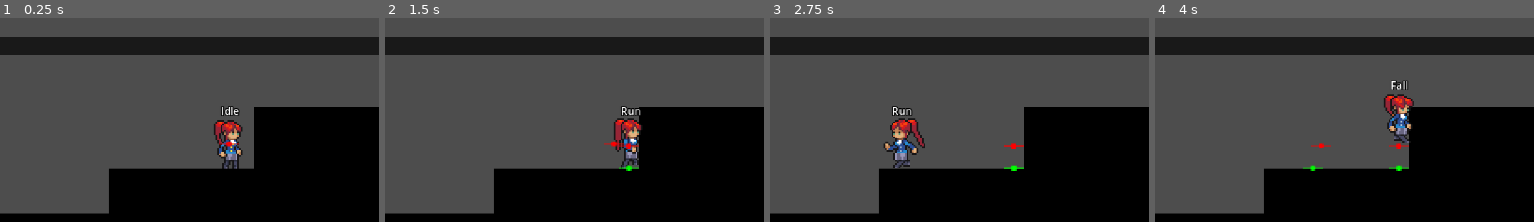
Above: before the commit, frames 1-4 (left to right).
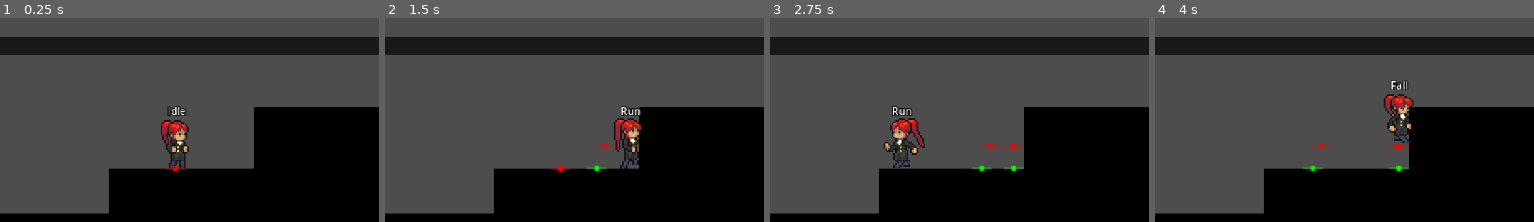
Above: after the commit, the same moments.

Repository: AyaPK/metroidvainaya
Game: Godot game, scene res://playground.tscn
Two runs of this game, one before a commit and one after it. Both use one fixed random seed, a clock stepped at 60 frames per second and the inputs below.
Inputs:
- Up to frame 1 (0.25 s): no input
- Up to frame 2 (1.5 s): hold D (right) from 0.53 s (still down); tap Space (jump) at 0.77 s
- Up to frame 3 (2.75 s): tap Space (jump) at 1.52 s; release D (right) at 2.03 s; hold A (left) from 2.03 s (still down)
- Up to frame 4 (4 s): release A (left) at 2.78 s; hold D (right) from 2.78 s (still down); tap Space (jump) at 3.02, 3.77 s
The pictures show only the part of the screen within x 46-96%, y 50-100%; the shares and areas given below are measured in that part.

The runs differ from the first frame. In frame 1, 2.9% of the frame differs, in the area x 42-65%, y 43-76%; in frame 2, 0.7%; in frame 3, 0.6%; in frame 4, 0.3%.

Commit message:
Improves player sprite flipping logic

Diff:
--- a/player/scripts/player.gd
+++ b/player/scripts/player.gd
@@ -54,6 +54,11 @@
 	var x_axis: float = Input.get_axis("left", "right")
 	var y_axis: float = Input.get_axis("up", "down")
 	direction = Vector2(x_axis, y_axis)
+
+	if velocity.x < 0:
+		sprite.flip_h = true
+	elif velocity.x > 1:
+		sprite.flip_h = false
 
 func _update_rotation(_delta: float) -> void:
 	if is_on_floor():
--- a/player/states/run.gd
+++ b/player/states/run.gd
@@ -13,10 +13,6 @@
 	return null
 
 func process(_delta: float) -> PlayerState:
-	if player.velocity.x < 0:
-		player.sprite.flip_h = true
-	else:
-		player.sprite.flip_h = false
 	if Input.is_action_just_pressed("jump"):
 		return jump
 	elif Input.is_action_just_pressed("down"):
--- a/playground.tscn
+++ b/playground.tscn
@@ -120,4 +120,4 @@
 shape = SubResource("RectangleShape2D_is3ju")
 
 [node name="Player" parent="." instance=ExtResource("1_rupst")]
-position = Vector2(360, 199)
+position = Vector2(328, 214)
Binary file added: assets/player/spritesheet.aseprite
Binary file changed: assets/player/spritesheet.png
